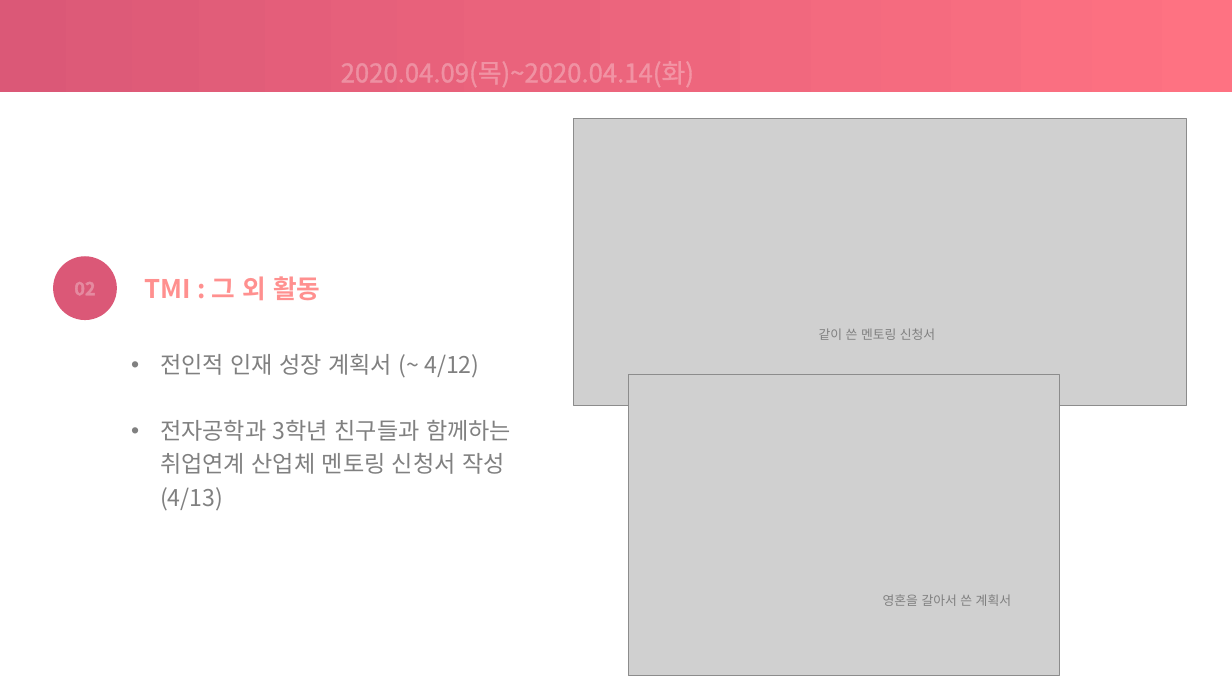
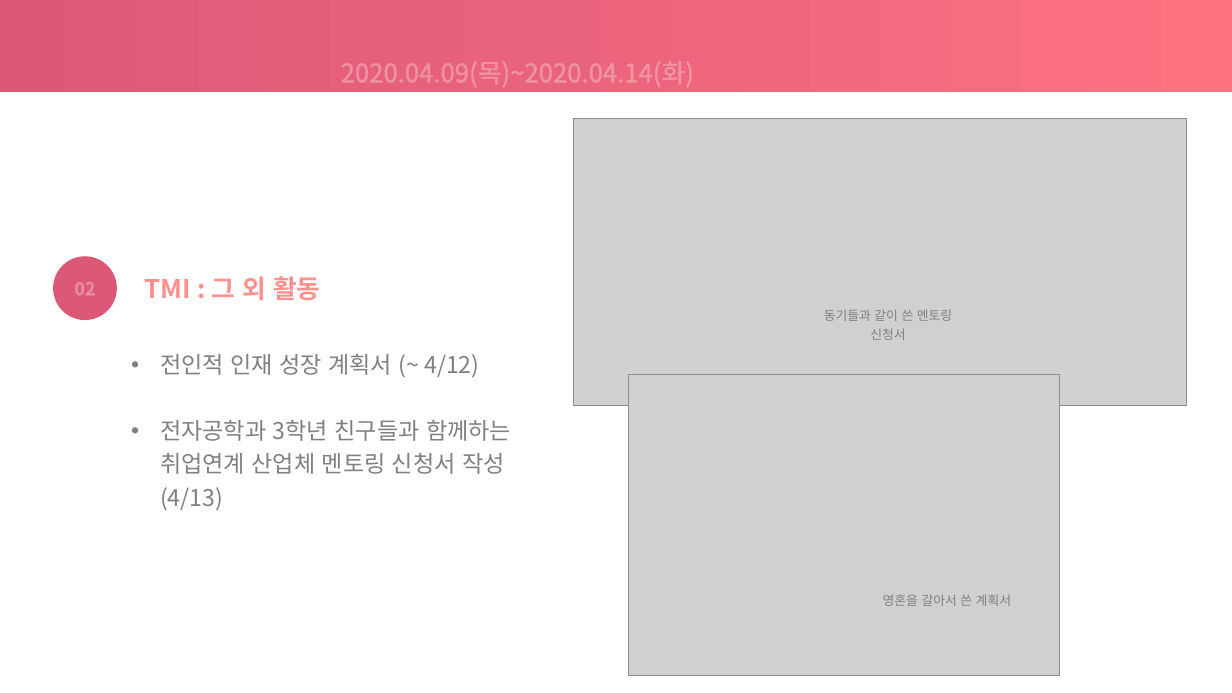
Before and after one commit to choeunyoung0208/silverzerowaterkite, a slide deck: slide 3 of 200415/20.04.15.pptx. Drawn at 1232x693 pixels with LibreOffice and Linux fonts; fonts in the diff are those of the drawing; grey boxes stand for pictures. Boxes give left, top, right and bottom in pixels: in the first picture for what was removed or moved away, otherwise in the second. Text is boxed around its words. In the diff, an @@ line names an element or a change of style, - is before the commit and + after.

```diff
--- a/200415/20.04.15.pptx
+++ b/200415/20.04.15.pptx
@@ text at (824,309,952,340): text changed @@
-같이 쓴 멘토링 신청서
+동기들과 같이 쓴 멘토링 신청서
```
Also in this commit, not shown: 4 other slides changed.
